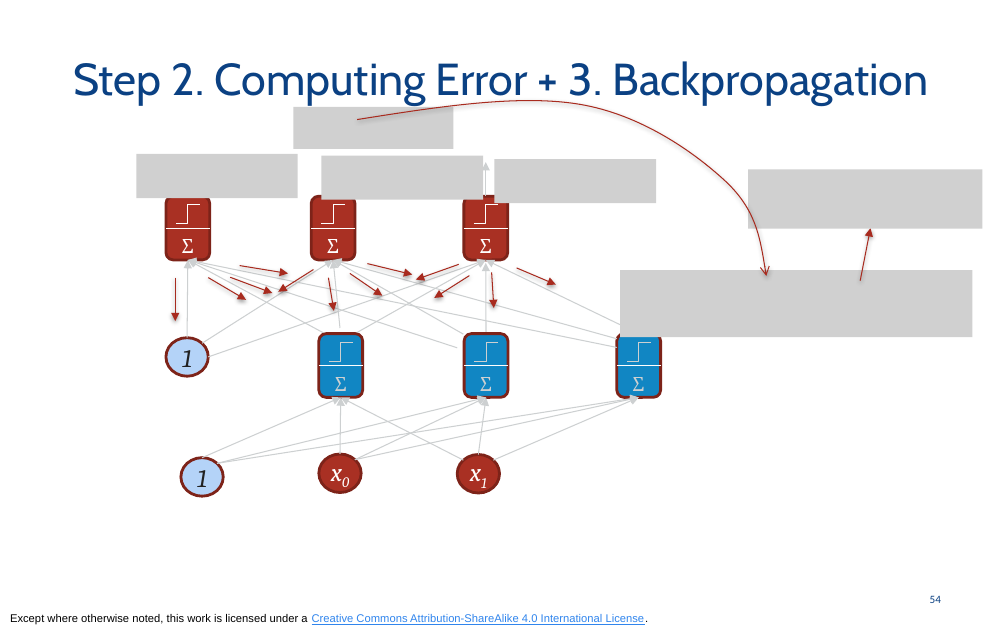
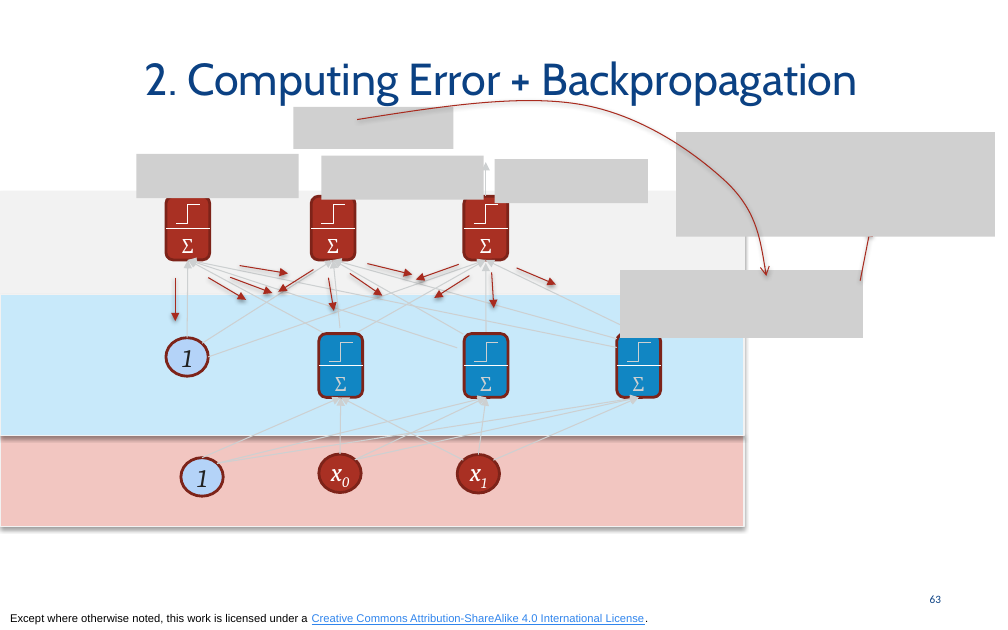
Before and after one commit to odpi/OpenDS4All, a slide deck: slide 63 of opends4all-resources/opends4all-machine-learning/SUPERVISED-ML-NN-neural-nets-intermediate.pptx (slide 54 before the commit). Drawn at 1008x630 pixels with LibreOffice and Linux fonts; fonts in the diff are those of the drawing; grey boxes stand for pictures. Boxes give left, top, right and bottom in pixels: in the first picture for what was removed or moved away, otherwise in the second. Text is boxed around its words. In the diff, an @@ line names an element or a change of style, - is before the commit and + after.

```diff
--- a/opends4all-resources/opends4all-machine-learning/SUPERVISED-ML-NN-neural-nets-intermediate.pptx
+++ b/opends4all-resources/opends4all-machine-learning/SUPERVISED-ML-NN-neural-nets-intermediate.pptx
@@ title at (145, 61, 857, 105): text changed @@
-Step 2. Computing Error + 3. Backpropagation
+2. Computing Error + Backpropagation
@@ picture: place and size @@
-picture at (748, 169, 982, 229)
+picture at (676, 132, 995, 237)
@@ picture: place and size @@
-picture at (495, 159, 656, 204)
+picture at (495, 159, 648, 204)
@@ rectangle added at (0, 192, 744, 294), fill #F2F2F2, outline #F2F2F2 0.75 pt @@
@@ rectangle added at (0, 295, 744, 436), fill #C8E9FA, outline #F2F2F2 0.75 pt @@
@@ picture: place and size @@
-picture at (620, 270, 972, 337)
+picture at (620, 270, 863, 338)
@@ rectangle added at (0, 435, 744, 527), fill #F2C6C1, outline #F2F2F2 0.75 pt @@
@@ page number at (930, 595, 941, 603): text changed @@
-54
+63
```
Also in this commit, not shown: 12 other slides changed, 12 slides added, 2 slides removed, 3 other files.
